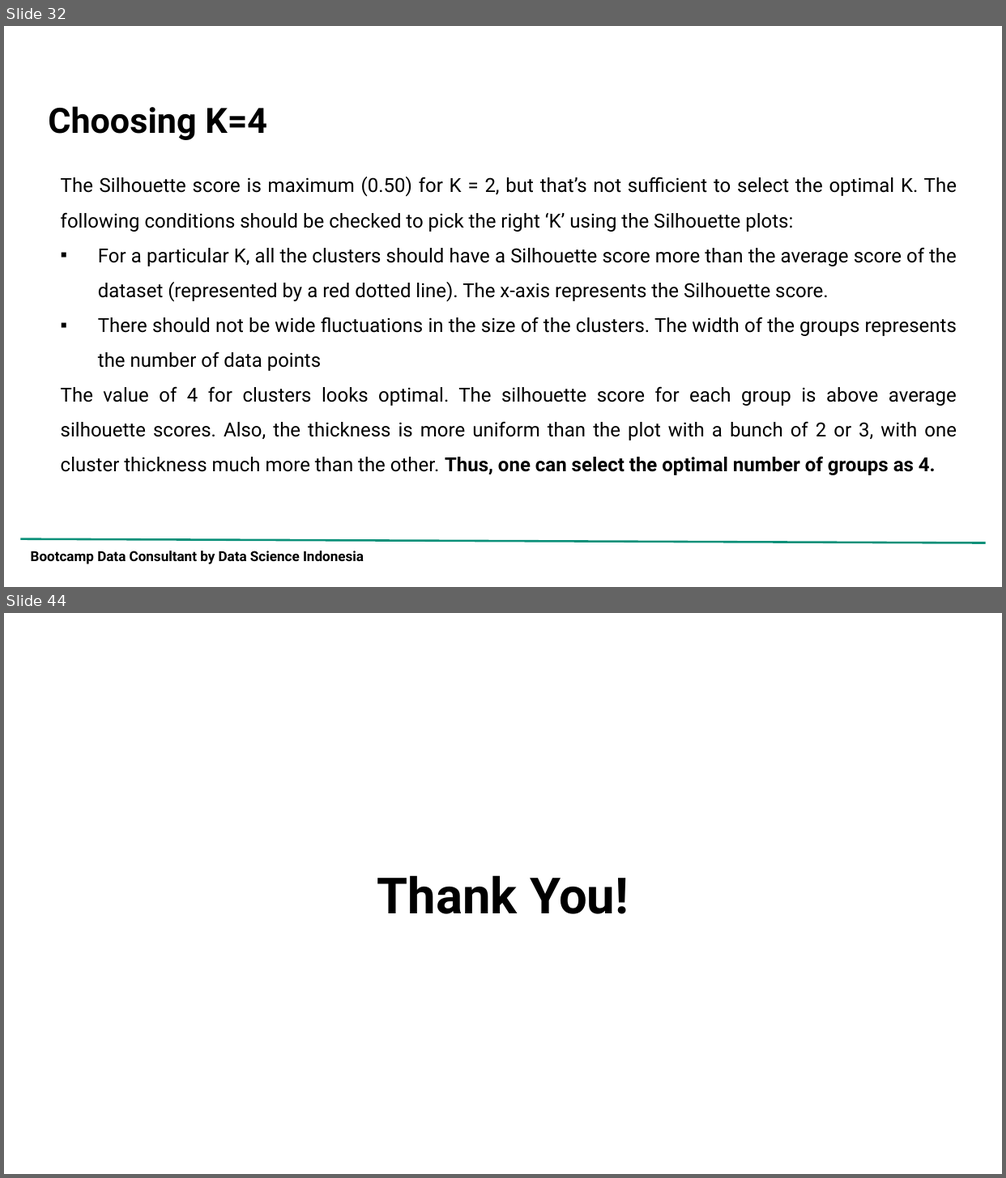
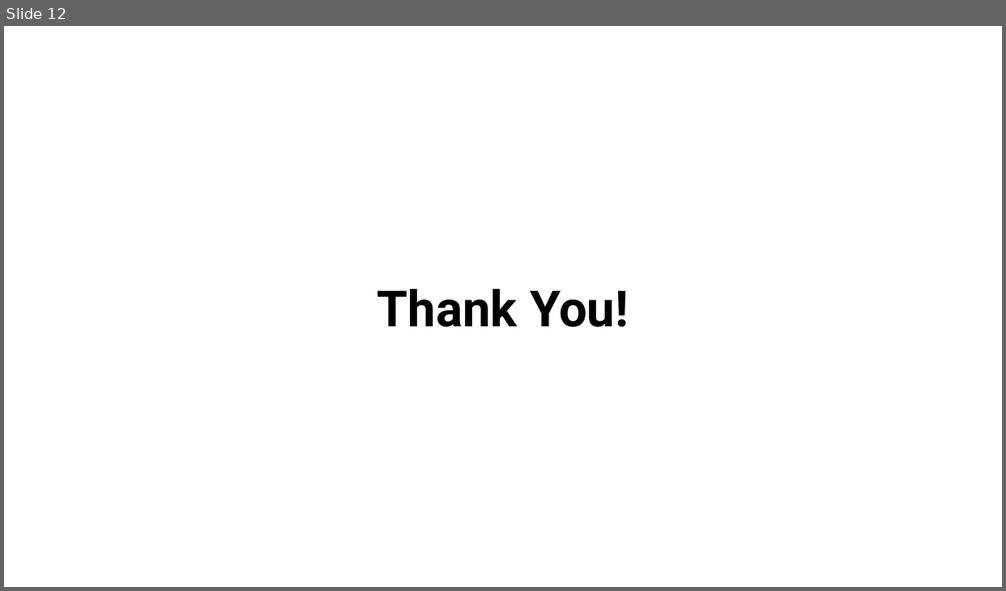
Before and after one commit to adrn-mm/DSLS_Mini-Project-DA_Adrian-Maulana-Muhammad, a slide deck: reports/Project Report_Mini Project DA_Adrian Maulana Muhammad.pptx. Shown one above the other, each under a label of ours: slides 32 and 44 before the commit, slide 12 after it; the slides between them are not shown. The pictures are 1006x1178 and 1006x591 pixels, drawn with LibreOffice and Linux fonts; fonts in the diff are those of the drawing; background and template pictures are left out. Boxes give left, top, right and bottom in pixels: in the first picture for what was removed or moved away, otherwise in the second. Text is boxed around its words. In the diff, an @@ line names an element or a change of style, - is before the commit and + after.

```diff
--- a/reports/Project Report_Mini Project DA_Adrian Maulana Muhammad.pptx
+++ b/reports/Project Report_Mini Project DA_Adrian Maulana Muhammad.pptx
@@ slide 32 removed at bbox=[4, 26, 1002, 587], background picture (left out) @@
@@ title removed at bbox=[48, 106, 267, 140] @@
-Choosing K=4
@@ text removed at bbox=[61, 177, 957, 476] @@
-The Silhouette score is maximum (0.50) for K = 2, but that’s not sufficient to select the optimal K. The following conditions should be checked to pick the right ‘K’ using the Silhouette plots:
-▪ For a particular K, all the clusters should have a Silhouette score more than the average score of the dataset (represented by a red dotted line). The x-axis represents the Silhouette score.
-▪ There should not be wide fluctuations in the size of the clusters. The width of the groups represents the number of data points
-The value of 4 for clusters looks optimal. The silhouette score for each group is above average silhouette scores. Also, the thickness is more uniform than the plot with a bunch of 2 or 3, with one cluster thickness much more than the other. Thus, one can select the optimal number of groups as 4.
@@ line removed from (21, 539) to (985, 543) @@
@@ text removed at bbox=[31, 551, 364, 565] @@
-Bootcamp Data Consultant by Data Science Indonesia
@@ what was slide 44 is now slide 12 @@
```
Also in this commit, not shown: 7 slides changed, 4 slides added, 35 other slides removed, 1 other file.
